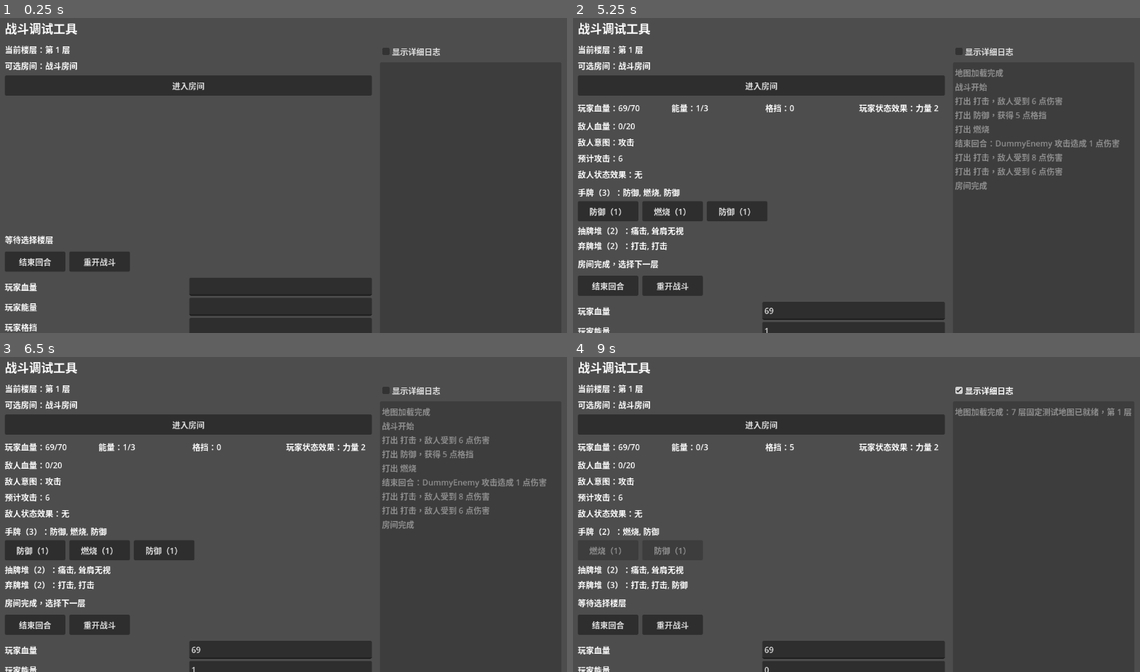
Above: before the commit, frames 1-4 (two rows, left to right).
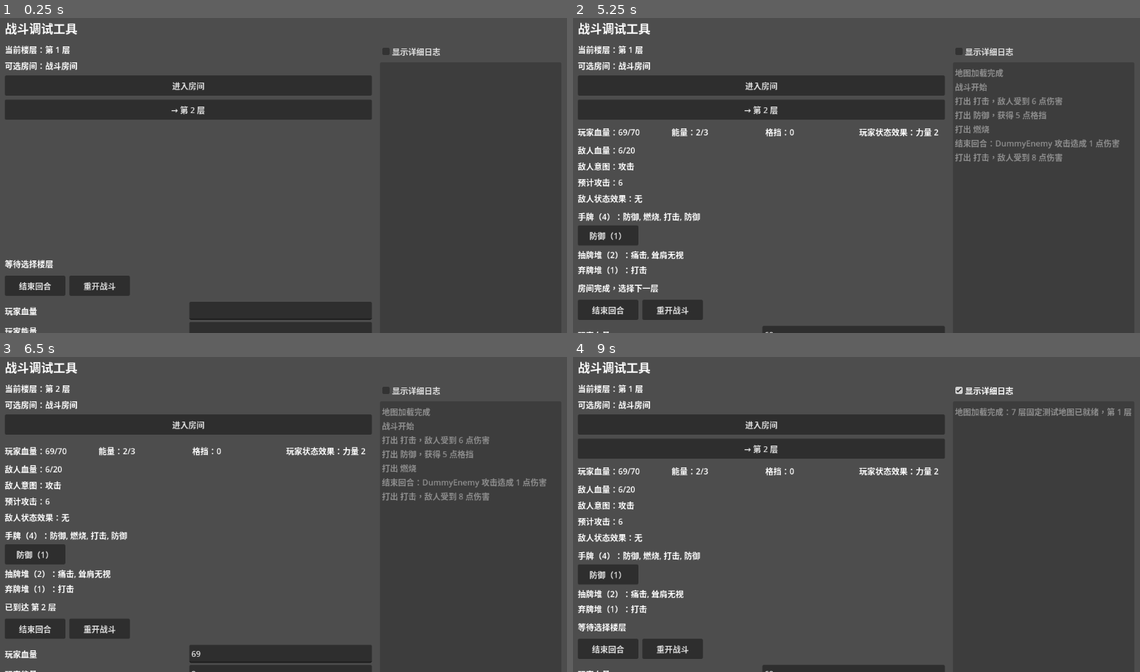
Above: after the commit, the same moments.

Repository: jxqxn/Godot-Game
Game: Godot game, scene res://scenes/stm/battle_debug_scene.tscn
The game is run twice, just before and just after one commit, with the same random seed, the same clock (stepped at 60 frames per second) and the same inputs.
Inputs (mouse positions are in pixels of both pictures, inside the frame that each line leads up to):
- Up to frame 1 (0.25 s): no input
- Up to frame 2 (5.25 s): click "进入房间" at 0.5 s; click "打击（1）" at 1.25 s; click "防御（1）" at 2 s; click "燃烧（1）" at 2.75 s; click "结束回合" at 3.5 s; click "打击（1）" at 4.25 s; click "打击（1）" at 5 s
- Up to frame 3 (6.5 s): click (187, 448) at 5.75 s, where only the run after the commit has a clickable "→ 第 2 层"
- Up to frame 4 (9 s): click "防御（1）" at 6.5 s; click (760, 448) at 7.25 s, where only the run after the commit has a clickable "→ 第 3 层"; click "重开战斗" at 8 s; click "显示详细日志" at 8.75 s

The runs differ from the first frame. In frame 1, 9.6% of the frame differs, in the area x 0-66%, y 26-100%; in frame 2, 14%, in the area x 0-87%, y 26-100%; in frame 3, 6.7%; in frame 4, 13%.
Error before the commit: Attempted to free a locked object (calling or emitting). (res://scripts/stm/debug/battle_debug_scene.gd:880)
Error after the commit: Attempted to free a locked object (calling or emitting). (res://scripts/stm/debug/battle_debug_scene.gd:885)

Commit message:
fix(debug): fix room completion flow - next floor visibility and combat state clear

Diff:
--- a/scripts/stm/debug/battle_debug_scene.gd
+++ b/scripts/stm/debug/battle_debug_scene.gd
@@ -645,14 +645,16 @@
 	for child in next_floor_container.get_children():
 		next_floor_container.remove_child(child)
 		child.free()
-	next_floor_container.visible = false
 
 	var next_floors: Array = game_flow.get_available_next_floors()
 	if not next_floors.is_empty():
+		next_floor_container.visible = true
 		for option in next_floors:
 			var btn = _new_button("NextFloorButton%d" % option["floor_index"], "→ %s" % option["floor_name"])
 			btn.pressed.connect(_on_next_floor_selected.bind(option["floor_index"]))
 			next_floor_container.add_child(btn)
+	else:
+		next_floor_container.visible = false
 
 
 func _get_floor_display_name(floor_index: int) -> String:
@@ -845,6 +847,9 @@
 	_append_log("房间完成", "可选下一层：%s。" % ", ".join(floor_names))
 	_show_map_panel_state()
 	_rebuild_hand_buttons()
+	enemy = null
+	combat = null
+	game_state.current_combat = null
 	_refresh_display()
 
 
